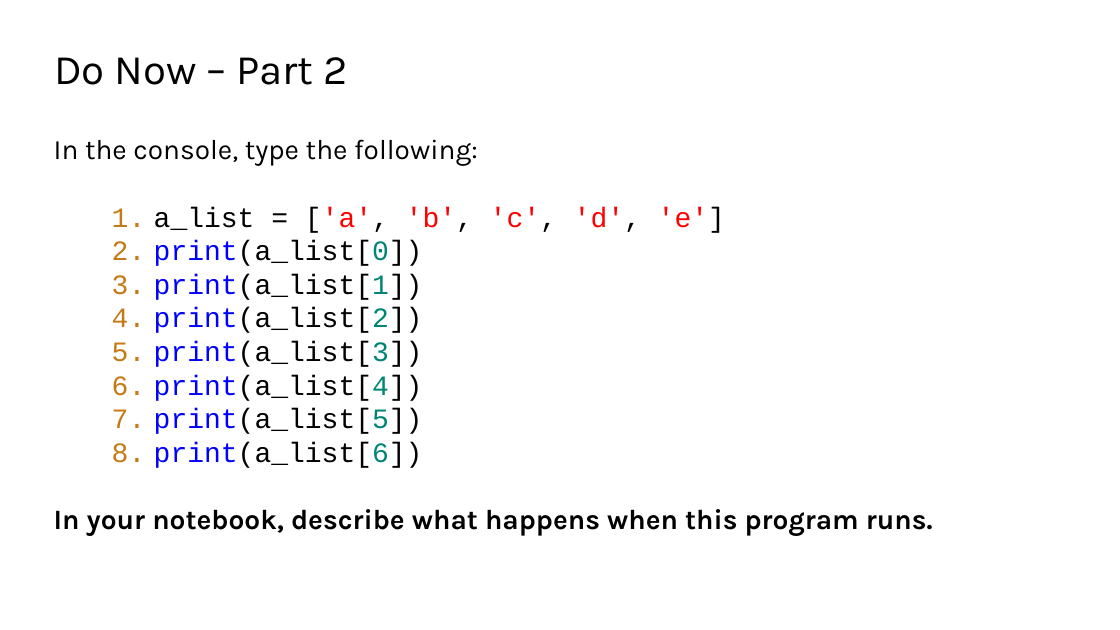
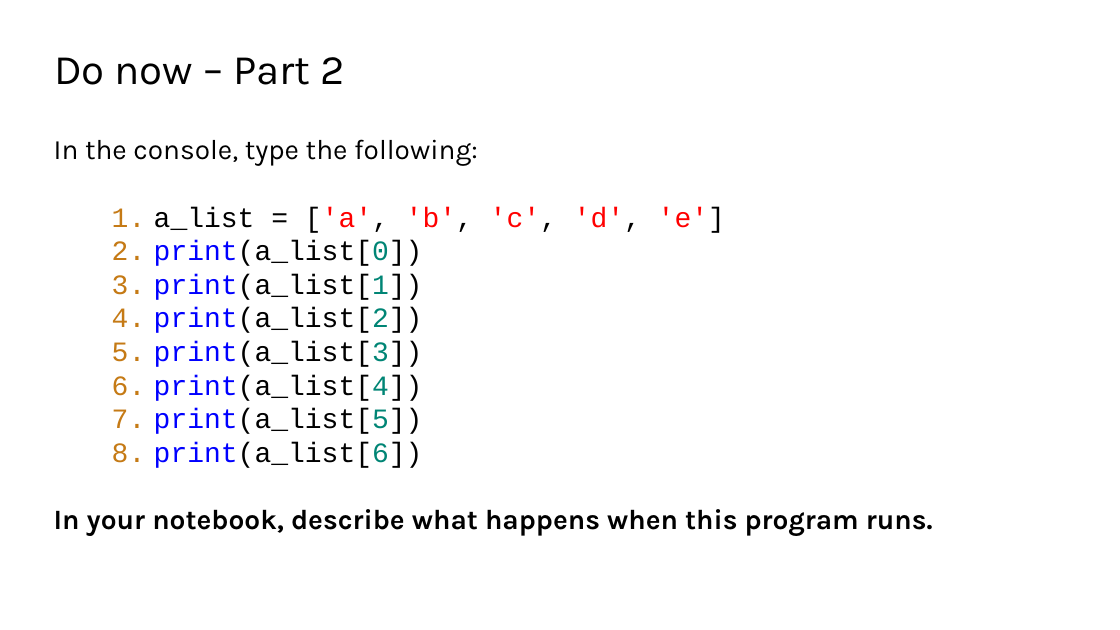
Before and after one commit to TEALSK12/2nd-semester-introduction-to-computer-science, a slide deck: slide 5 of units/2_unit/slidedecks/Intro Python 2.04 TEALS.pptx. Drawn at 1120x630 pixels with LibreOffice and Linux fonts; fonts in the diff are those of the drawing; background and template pictures are left out. Boxes give left, top, right and bottom in pixels: in the first picture for what was removed or moved away, otherwise in the second. Text is boxed around its words. In the diff, an @@ line names an element or a change of style, - is before the commit and + after.

```diff
--- a/units/2_unit/slidedecks/Intro Python 2.04 TEALS.pptx
+++ b/units/2_unit/slidedecks/Intro Python 2.04 TEALS.pptx
@@ title at (54, 57, 344, 85): text changed @@
-Do Now – Part 2
+Do now – Part 2
```
Also in this commit, not shown: 10 other slides changed.
